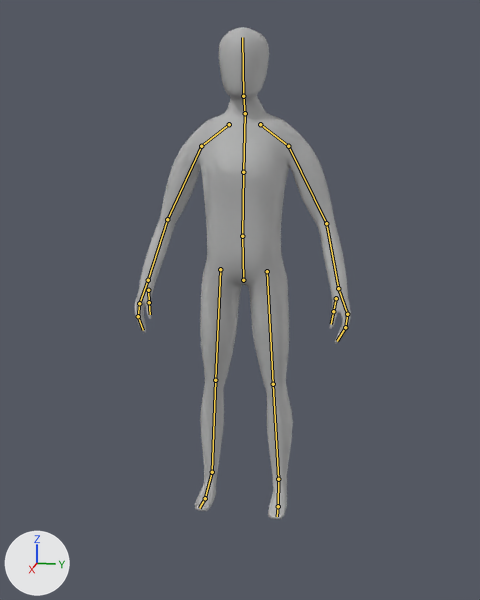
Before and after pictures for a commit that changed the Blender file Content/Models/Character.blend.
Before and after are seen from a camera (50 mm lens) standing at (2.447, 0.475, 1.471) and looking at (0.28, 0.042, 0.929). Every picture has the same lights, and +X, +Y and +Z are marked at lower left. The bones that bend it are drawn over the model as lines.

Names of what the first picture shows: 'Character'.
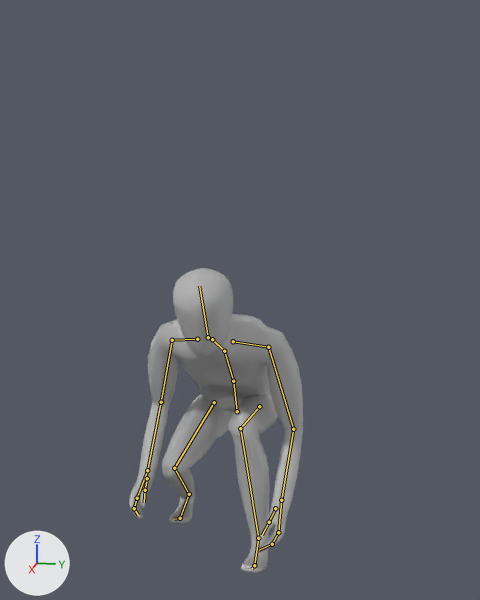
The newer file adds an action. The first version stands in its rest pose; the second is drawn at frame 43 of the action 'CrouchWalk'.

Location of each change, (x1, y1, x2, y2) in pixels of the pictures (480 x 600 px):
```json
{"object": "Character", "change": "posed", "before": [134, 27, 351, 519], "after": [129, 268, 303, 573], "on screen": "20% narrower, 38% shorter"}
{"bone": "Hips", "before": "(243, 280) to (242, 236)", "after": "(237, 411) to (233, 381)"}
{"bone": "Spine", "before": "(242, 236) to (243, 172)", "after": "(233, 381) to (224, 351)"}
{"bone": "Chest", "before": "(243, 172) to (245, 113)", "after": "(224, 351) to (212, 339)"}
{"bone": "Neck", "before": "(245, 113) to (243, 96)", "after": "(212, 339) to (208, 337)"}
{"bone": "Head", "before": "(243, 96) to (242, 37)", "after": "(208, 337) to (199, 286)"}
{"bone": "Shoulder.L", "before": "(260, 124) to (288, 146)", "after": "(233, 341) to (268, 347)"}
{"bone": "UpperArm.L", "before": "(288, 146) to (326, 223)", "after": "(268, 347) to (293, 429)"}
{"bone": "LowerArm.L", "before": "(326, 223) to (338, 288)", "after": "(293, 429) to (281, 500)"}
{"bone": "Hand.L", "before": "(338, 288) to (347, 314)", "after": "(281, 500) to (278, 532)"}
{"bone": "UpperFingers.L", "before": "(347, 314) to (345, 327)", "after": "(278, 532) to (272, 544)"}
{"bone": "UpperThumb.L", "before": "(336, 298) to (333, 311)", "after": "(275, 508) to (269, 522)"}
{"bone": "Shoulder.R", "before": "(229, 124) to (201, 146)", "after": "(197, 339) to (172, 340)"}
{"bone": "UpperArm.R", "before": "(201, 146) to (167, 219)", "after": "(172, 340) to (161, 402)"}
{"bone": "LowerArm.R", "before": "(167, 219) to (148, 280)", "after": "(161, 402) to (147, 470)"}
{"bone": "Hand.R", "before": "(148, 280) to (139, 303)", "after": "(147, 470) to (137, 498)"}
{"bone": "LowerFingers.R", "before": "(138, 316) to (143, 330)", "after": "(134, 508) to (138, 515)"}
{"bone": "UpperThumb.R", "before": "(148, 290) to (149, 302)", "after": "(147, 478) to (145, 490)"}
{"bone": "Toes.R", "before": "(205, 498) to (199, 508)", "after": "(180, 518) to (174, 519)"}
```

Edits to the scene script, one JSON object a line:
```json
{"block": "bone_hips", "where": "bone_hips = bpy.data.objects['CharacterRoot'].pose.bones['Hips']"}
{"op": "set", "path": "bone_hips.location", "old": "(0.0, 0.0, 0.0)", "new": "(-0.011, -0.503, 0.114)"}
{"op": "set", "path": "bone_hips.rotation_quaternion", "old": "(1.0, 0.0, 0.0, 0.0)", "new": "(0.983, 0.183, 0.001, -0.006)", "note": "degrees (0, 0, 0) -> degrees (21, 0, -1)"}
{"block": "bone_spine", "where": "bone_spine = bpy.data.objects['CharacterRoot'].pose.bones['Spine']  # child of 'Hips'"}
{"op": "set", "path": "bone_spine.rotation_quaternion", "old": "(1.0, 0.0, 0.0, 0.0)", "new": "(0.973, 0.23, 0.0, 0.0)", "note": "degrees (0, 0, 0) -> degrees (27, 0, 0)"}
{"block": "bone_chest", "where": "bone_chest = bpy.data.objects['CharacterRoot'].pose.bones['Chest']  # child of 'Spine'"}
{"op": "set", "path": "bone_chest.rotation_quaternion", "old": "(1.0, 0.0, 0.0, 0.0)", "new": "(0.984, 0.181, 0.001, -0.001)", "note": "degrees (0, 0, 0) -> degrees (21, 0, 0)"}
{"block": "bone_neck", "where": "bone_neck = bpy.data.objects['CharacterRoot'].pose.bones['Neck']  # child of 'Chest'"}
{"op": "set", "path": "bone_neck.rotation_quaternion", "old": "(1.0, 0.0, 0.0, 0.0)", "new": "(0.979, -0.202, 0.0, 0.0)", "note": "degrees (0, 0, 0) -> degrees (-23, 0, 0)"}
{"block": "bone_head", "where": "bone_head = bpy.data.objects['CharacterRoot'].pose.bones['Head']  # child of 'Neck'"}
{"op": "set", "path": "bone_head.rotation_quaternion", "old": "(1.0, 0.0, 0.0, 0.0)", "new": "(0.969, -0.244, 0.004, 0.019)", "note": "degrees (0, 0, 0) -> degrees (-28, 1, 2)"}
{"block": "bone_shoulder_l", "where": "bone_shoulder_l = bpy.data.objects['CharacterRoot'].pose.bones['Shoulder.L']  # child of 'Chest'"}
{"op": "set", "path": "bone_shoulder_l.rotation_quaternion", "old": "(1.0, 0.0, 0.0, 0.0)", "new": "(1.0, -0.001, -0.006, 0.01)", "note": "degrees (0, 0, 0) -> degrees (0, -1, 1)"}
{"block": "bone_upperarm_l", "where": "bone_upperarm_l = bpy.data.objects['CharacterRoot'].pose.bones['UpperArm.L']  # child of 'Shoulder.L'"}
{"op": "set", "path": "bone_upperarm_l.rotation_quaternion", "old": "(1.0, 0.0, 0.0, 0.0)", "new": "(0.845, 0.486, -0.182, -0.098)", "note": "degrees (0, 0, 0) -> degrees (62, -12, -21)"}
{"block": "bone_lowerarm_l", "where": "bone_lowerarm_l = bpy.data.objects['CharacterRoot'].pose.bones['LowerArm.L']  # child of 'UpperArm.L'"}
{"op": "set", "path": "bone_lowerarm_l.rotation_quaternion", "old": "(1.0, 0.0, 0.0, 0.0)", "new": "(0.943, 0.276, -0.153, -0.081)", "note": "degrees (0, 0, 0) -> degrees (34, -14, -14)"}
{"block": "bone_hand_l", "where": "bone_hand_l = bpy.data.objects['CharacterRoot'].pose.bones['Hand.L']  # child of 'LowerArm.L'"}
{"op": "set", "path": "bone_hand_l.rotation_quaternion", "old": "(1.0, 0.0, 0.0, 0.0)", "new": "(0.995, 0.039, -0.015, 0.001)", "note": "degrees (0, 0, 0) -> degrees (5, -2, 0)"}
{"block": "bone_upperfingers_l", "where": "bone_upperfingers_l = bpy.data.objects['CharacterRoot'].pose.bones['UpperFingers.L']  # child of 'Hand.L'"}
{"op": "set", "path": "bone_upperfingers_l.rotation_quaternion", "old": "(1.0, 0.0, 0.0, 0.0)", "new": "(0.994, 0.033, -0.084, -0.049)", "note": "degrees (0, 0, 0) -> degrees (4, -9, -6)"}
{"block": "bone_upperthumb_l", "where": "bone_upperthumb_l = bpy.data.objects['CharacterRoot'].pose.bones['UpperThumb.L']  # child of 'Hand.L'"}
{"op": "set", "path": "bone_upperthumb_l.rotation_quaternion", "old": "(1.0, 0.0, 0.0, 0.0)", "new": "(0.997, -0.035, 0.061, 0.037)", "note": "degrees (0, 0, 0) -> degrees (-4, 7, 4)"}
{"block": "bone_shoulder_r", "where": "bone_shoulder_r = bpy.data.objects['CharacterRoot'].pose.bones['Shoulder.R']  # child of 'Chest'"}
{"op": "set", "path": "bone_shoulder_r.rotation_quaternion", "old": "(1.0, 0.0, 0.0, 0.0)", "new": "(1.0, -0.002, 0.005, -0.01)", "note": "degrees (0, 0, 0) -> degrees (0, 1, -1)"}
{"block": "bone_upperarm_r", "where": "bone_upperarm_r = bpy.data.objects['CharacterRoot'].pose.bones['UpperArm.R']  # child of 'Shoulder.R'"}
{"op": "set", "path": "bone_upperarm_r.rotation_quaternion", "old": "(1.0, 0.0, 0.0, 0.0)", "new": "(0.911, 0.382, 0.092, 0.095)", "note": "degrees (0, 0, 0) -> degrees (46, 6, 14)"}
{"block": "bone_lowerarm_r", "where": "bone_lowerarm_r = bpy.data.objects['CharacterRoot'].pose.bones['LowerArm.R']  # child of 'UpperArm.R'"}
{"op": "set", "path": "bone_lowerarm_r.rotation_quaternion", "old": "(1.0, 0.0, 0.0, 0.0)", "new": "(0.932, 0.343, 0.098, -0.01)", "note": "degrees (0, 0, 0) -> degrees (41, 11, 3)"}
{"block": "bone_hand_r", "where": "bone_hand_r = bpy.data.objects['CharacterRoot'].pose.bones['Hand.R']  # child of 'LowerArm.R'"}
{"op": "set", "path": "bone_hand_r.rotation_quaternion", "old": "(1.0, 0.0, 0.0, 0.0)", "new": "(0.973, 0.197, 0.076, -0.004)", "note": "degrees (0, 0, 0) -> degrees (23, 9, 1)"}
{"block": "bone_lowerfingers_r", "where": "bone_lowerfingers_r = bpy.data.objects['CharacterRoot'].pose.bones['LowerFingers.R']  # child of 'UpperFingers.R'"}
{"op": "set", "path": "bone_lowerfingers_r.rotation_quaternion", "old": "(1.0, 0.0, 0.0, 0.0)", "new": "(0.991, 0.041, 0.089, 0.076)", "note": "degrees (0, 0, 0) -> degrees (6, 10, 9)"}
{"block": "bone_upperthumb_r", "where": "bone_upperthumb_r = bpy.data.objects['CharacterRoot'].pose.bones['UpperThumb.R']  # child of 'Hand.R'"}
{"op": "set", "path": "bone_upperthumb_r.rotation_quaternion", "old": "(1.0, 0.0, 0.0, 0.0)", "new": "(0.997, -0.018, -0.055, -0.048)", "note": "degrees (0, 0, 0) -> degrees (-2, -6, -5)"}
{"block": "bone_toes_r", "where": "bone_toes_r = bpy.data.objects['CharacterRoot'].pose.bones['Toes.R']  # child of 'Foot.R'"}
{"op": "set", "path": "bone_toes_r.rotation_quaternion", "old": "(1.0, 0.0, 0.0, 0.0)", "new": "(0.995, 0.046, 0.007, -0.066)", "note": "degrees (0, 0, 0) -> degrees (5, 1, -8)"}
{"block": "bone_legik_l", "where": "bone_legik_l = bpy.data.objects['CharacterRoot'].pose.bones['LegIK.L']"}
{"op": "set", "path": "bone_legik_l.location", "old": "(0.0, 0.0, 0.0)", "new": "(0.005, -0.518, 0.078)"}
{"op": "set", "path": "bone_legik_l.rotation_quaternion", "old": "(1.0, 0.0, 0.0, 0.0)", "new": "(0.962, 0.248, 0.0, 0.0)", "note": "degrees (0, 0, 0) -> degrees (29, 0, 0)"}
{"block": "bone_poletarget_l", "where": "bone_poletarget_l = bpy.data.objects['CharacterRoot'].pose.bones['PoleTarget.L']"}
{"op": "set", "path": "bone_poletarget_l.location", "old": "(0.0, 0.0, 0.0)", "new": "(0.029, -0.003, -0.002)"}
{"block": "bone_legik_r", "where": "bone_legik_r = bpy.data.objects['CharacterRoot'].pose.bones['LegIK.R']"}
{"op": "set", "path": "bone_legik_r.location", "old": "(0.0, 0.0, 0.0)", "new": "(-0.026, -0.263, 0.055)"}
{"op": "set", "path": "bone_legik_r.rotation_quaternion", "old": "(1.0, 0.0, 0.0, 0.0)", "new": "(0.971, 0.196, 0.0, 0.0)", "note": "degrees (0, 0, 0) -> degrees (23, 0, 0)"}
{"block": "bone_poletarget_r", "where": "bone_poletarget_r = bpy.data.objects['CharacterRoot'].pose.bones['PoleTarget.R']"}
{"op": "set", "path": "bone_poletarget_r.location", "old": "(0.0, 0.0, 0.0)", "new": "(-0.025, 0.001, -0.004)"}
```
